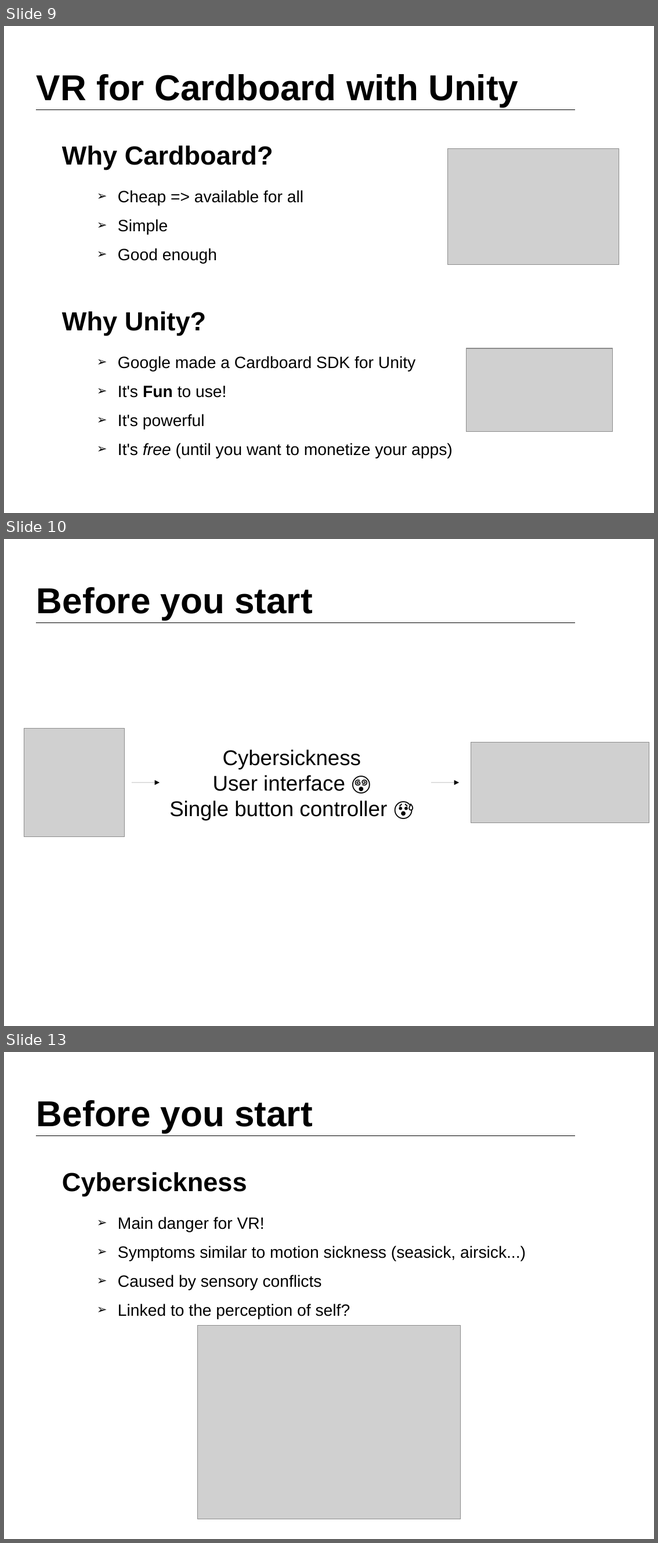
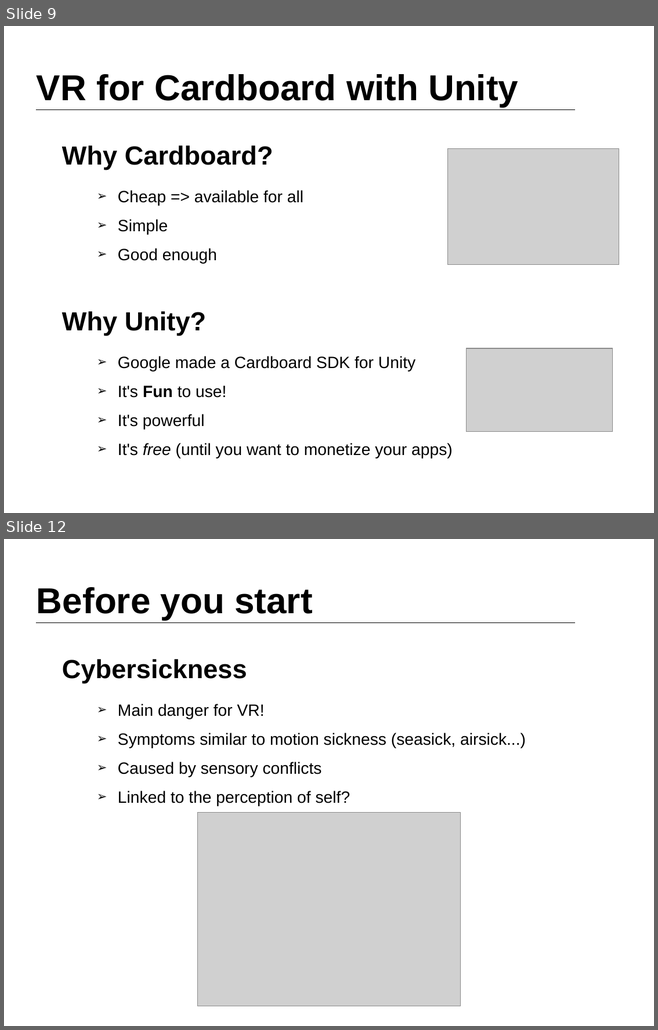
Before and after one commit to quentinleguennec/presentations, a slide deck: openoffice/droidcon_london_2016.odp. Shown one above the other, each under a label of ours: slides 9, 10 and 13 before the commit, slides 9 and 12 after it; the slides between them are not shown. The pictures are 658x1543 and 658x1030 pixels, drawn with LibreOffice and Linux fonts; fonts in the diff are those of the drawing; grey boxes stand for pictures. Boxes give left, top, right and bottom in pixels: in the first picture for what was removed or moved away, otherwise in the second. Text is boxed around its words. In the diff, an @@ line names an element or a change of style, - is before the commit and + after.

Commit message:
Changed emoji to image

```diff
--- a/openoffice/droidcon_london_2016.odp
+++ b/openoffice/droidcon_london_2016.odp
@@ slide 10 removed at <box>4,539,654,1026</box>, background #FFFFFF @@
@@ title removed at <box>36,587,313,620</box> @@
-Before you start
@@ line removed from (36, 623) to (575, 623) @@
@@ picture removed at <box>24,728,125,837</box> @@
@@ picture removed at <box>471,743,650,823</box> @@
@@ title removed at <box>169,750,387,821</box> @@
-Cybersickness
-User interface 😵
-Single button controller 😰
@@ arrow removed from (132, 783) to (159, 783) @@
@@ arrow removed from (431, 783) to (459, 783) @@
@@ what was slide 13 is now slide 12 @@
```
Also in this commit, not shown: 3 slides changed.
